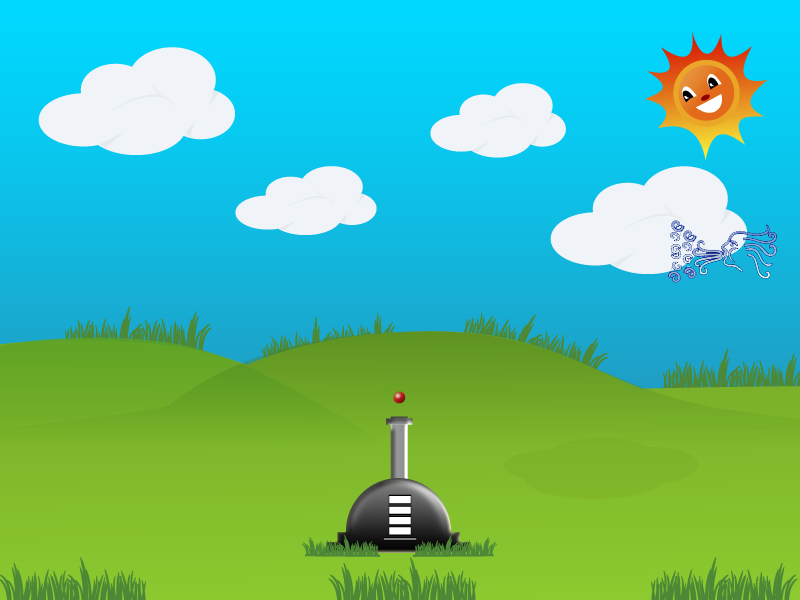
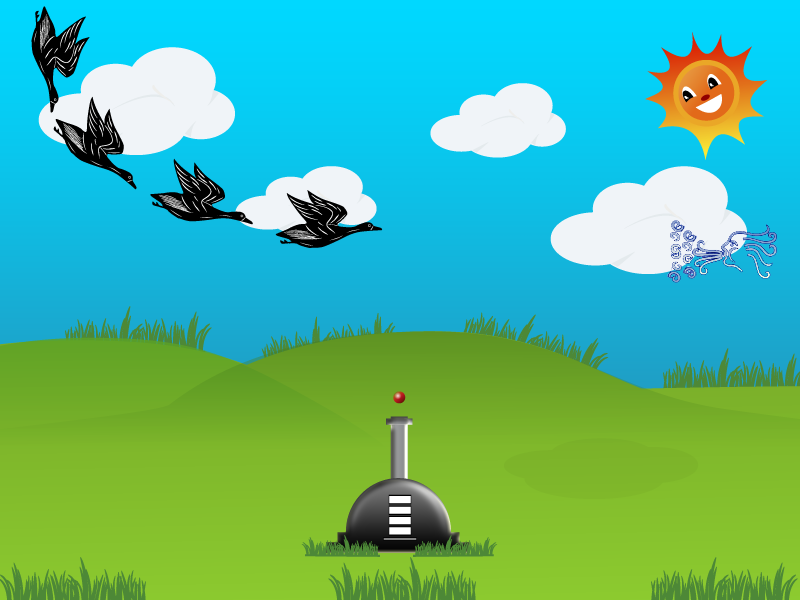
Layered file, before and after one edit (800×600). Changes by layer:
added layer "Pato copy 3" above "Pato copy" over (x1=31, y1=6, x2=90, y2=113)
added layer "Pato copy" above "Pato copy 2" over (x1=53, y1=96, x2=137, y2=190)
added layer "Pato copy 2" above "Pato" over (x1=150, y1=158, x2=253, y2=225)
added layer "Pato" above "WindBlow" over (x1=275, y1=190, x2=383, y2=248)
